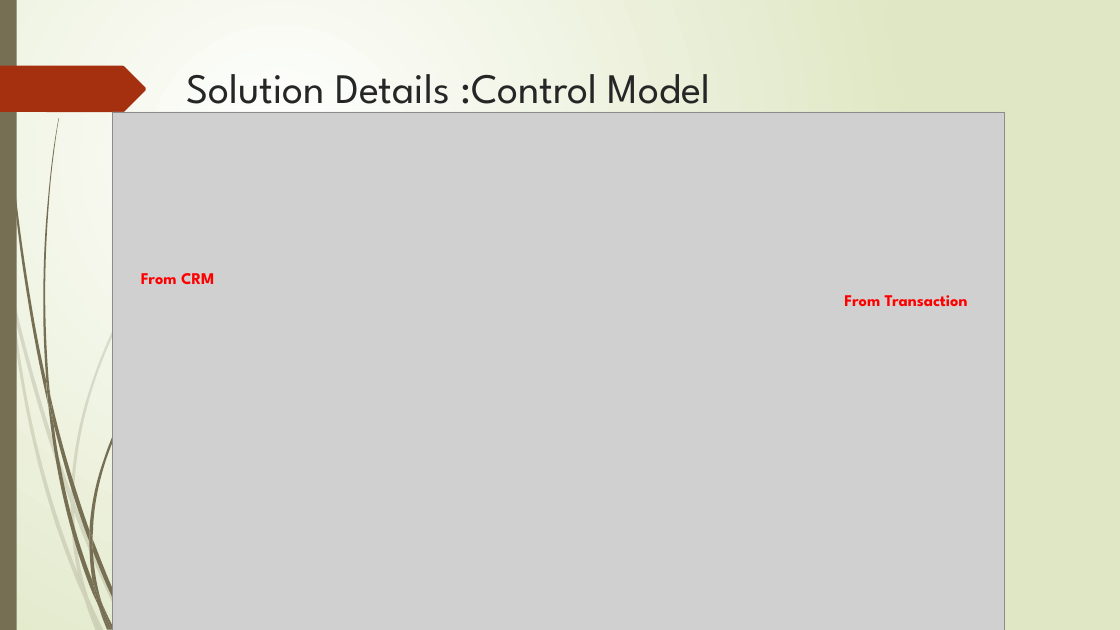
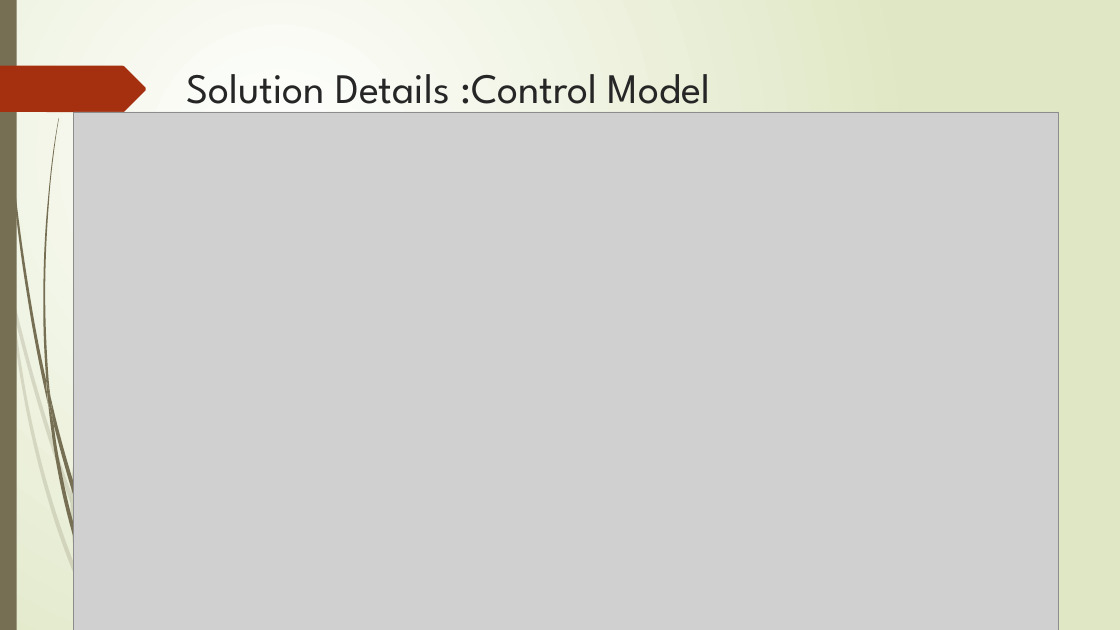
Before and after one commit to Kulamanipradhan0/knab_dwh_v2, a slide deck: slide 11 of KPradhan_Knab_DWH_Presentation.pptx. Drawn at 1120x630 pixels with LibreOffice and Linux fonts; fonts in the diff are those of the drawing; grey boxes stand for pictures. Boxes give left, top, right and bottom in pixels: in the first picture for what was removed or moved away, otherwise in the second. Text is boxed around its words. In the diff, an @@ line names an element or a change of style, - is before the commit and + after.

```diff
--- a/KPradhan_Knab_DWH_Presentation.pptx
+++ b/KPradhan_Knab_DWH_Presentation.pptx
@@ picture: place and size @@
-picture at (113,112,1005,630)
+picture at (74,112,1060,630)
@@ freeform shape removed at (89,289,218,539) @@
@@ text removed at (141,273,215,284) @@
-From CRM
@@ text removed at (844,295,968,306) @@
-From Transaction
@@ freeform shape removed at (89,530,92,551) @@
@@ freeform shape removed at (89,542,102,604) @@
```
Also in this commit, not shown: 5 other slides changed, 1 slide added, 1 other file.
